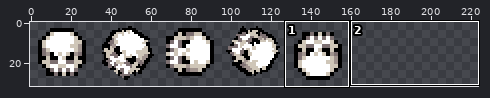
Two versions of one sprite sheet, kaboom/assets/skull.png. Above: a wide view before the commit, with the close-up outlined.
Close-up. First the earlier version:
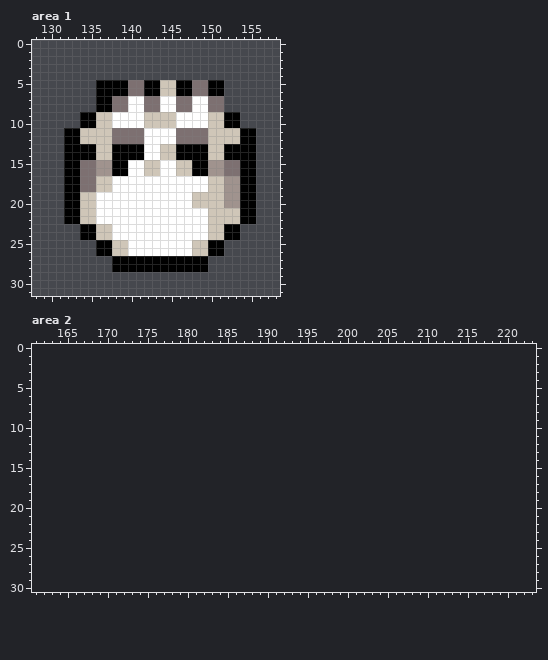
The file is 160x32 pixels. Shown: area 1: x 128..158, y 0..31; area 2: x 161..223, y 0..30. The old version is drawn lined up with the new one, on the new canvas.
New version:
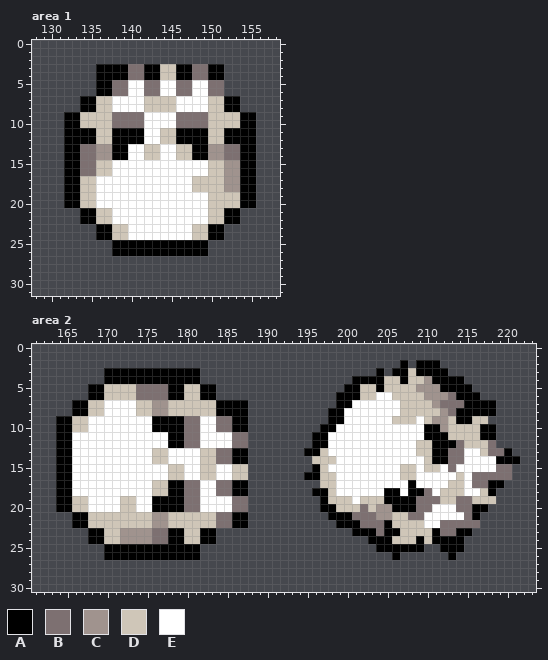
Palette (. is transparent): A #000000  B #7d7071  C #a0938e  D #cfc6b8  E #ffffff
The edit:
canvas 160x32 -> 224x32
Changed rows in their new state; - is an unchanged pixel.
Area 1:
first column x 132:
 3 ----AAAABBAADDAABBAA----
 4 ----AAAABBAADDAABBAA----
 5 ------BBEEBBEEBBEEBB----
 6 ------BBEEBBEEBBEEBB----
 7 --AADDEE--DDDDEE--DDAA--
 8 --AADDEE--DDDDEE--DDAA--
 9 AADD--BBBBEEEEBBBB--DDAA
10 AADD--BBBBEEEEBBBB--DDAA
11 --AA--AAAA--DDAAAA--AA--
12 --AA--AAAA--DDAAAA--AA--
13 --BBCC--EEDDEEDD--CCBB--
14 --BBCC--EEDDEEDD--CCBB--
15 ----DDEE--EE--EEEEDDCC--
16 ----DDEE--EE--EEEEDDCC--
17 --DDEE----------DD------
18 --DDEE----------DD------
19 ----------------EE--DD--
20 ----------------EE--DD--
21 ..AADD--------------AA..
22 ..AADD--------------AA..
23 --..AADD--------DDAA..--
24 --..AADD--------DDAA..--
25 ----..AAAAAAAAAAAA..----
26 ----..AAAAAAAAAAAA..----
27 ------............------
28 ------............------
Area 2:
first column x 164:
 2 -------------------------------------------A-AAA----------
 3 ------AAAAAAAAAAAA----------------------A-AADAAAA---------
 4 ------AAAAAAAAAAAA-------------------AAAADDADDCAAAA-------
 5 ----AADDDDBBBBAADDAA----------------AADDADDDDCCCAAAA------
 6 ----AADDDDBBBBAADDAA---------------AAADDEEDDDDCCCBAAA-----
 7 --AADDEEEEDDCCDDDDDDAAAA-----------AAEEEEEEDDDDCBBBAAAA---
 8 --AADDEEEEDDCCDDDDDDAAAA----------AAEEEEEEEDDDDDCBAAAAA---
 9 AADDEEEEEEEEAAAABBEEBBAA----------AAEEEEEEDDDEDCCDAADD----
10 AADDEEEEEEEEAAAABBEEBBAA---------AAEEEEEEEEEEEAACDDDDAA---
11 AAEEEEEEEEEEEEAABBEEEEBB--------AAEEEEEEEEEEEEAAADDDDAA---
12 AAEEEEEEEEEEEEAABBEEEEBB--------AAEEEEEEEEEEEDDAAABDDDB---
13 AAEEEEEEEEEEDDEEEEDDBBAA-------AADEEEEEEEEEEEDDAABBEEDBBA-
14 AAEEEEEEEEEEDDEEEEDDBBAA--------DDDEEEEEEEEEEEDAABBEEEEAAA
15 AAEEEEEEEEEEEEDDEEDDEEDD--------ADEEEEEEEEEDDEDDEBEEEEEBB-
16 AAEEEEEEEEEEEEDDEEDDEEDD-------AADDEEEEEEEEDDEEEEEDEBBBBB-
17 AAEEEEEEEEEEDDAABBEEBBAA---------DDEEEEEEEEEAEEEEDDEBBAA--
18 AAEEEEEEEEEEDDAABBEEBBAA--------AADEEEEEEAAEAABEDDDEEDA---
19 AADDEEEEDDEEAAAABBEEEEBB---------ADDDEDDDAAAABBBDDBBDDD---
20 AADDEEEEDDEEAAAABBEEEEBB---------AADDDBDCCAAABBEEEBBAA----
21 --AADDDDDDDDCCDDDDDDBBAA----------AAABBBCCDDBBEEEEEBA-----
22 --AADDDDDDDDCCDDDDDDBBAA-----------AAABBBADDDDEEBBBBB-----
23 ----AADDCCCCBBAADDAA-----------------AAABAADDDDABBAA------
24 ----AADDCCCCBBAADDAA-------------------AAADDDADAAAA-------
25 ------AAAAAAAAAAAA----------------------AAAAAA--AAA-------
26 ------AAAAAAAAAAAA------------------------A------A--------
